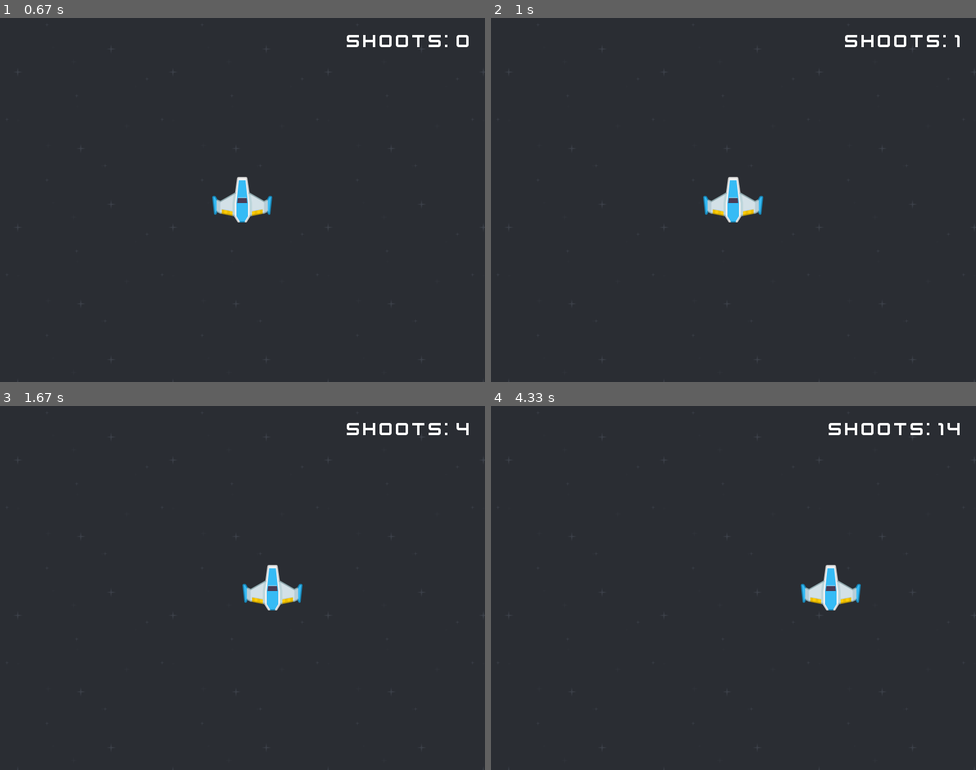
Above: before the commit, frames 1-4 (two rows, left to right).
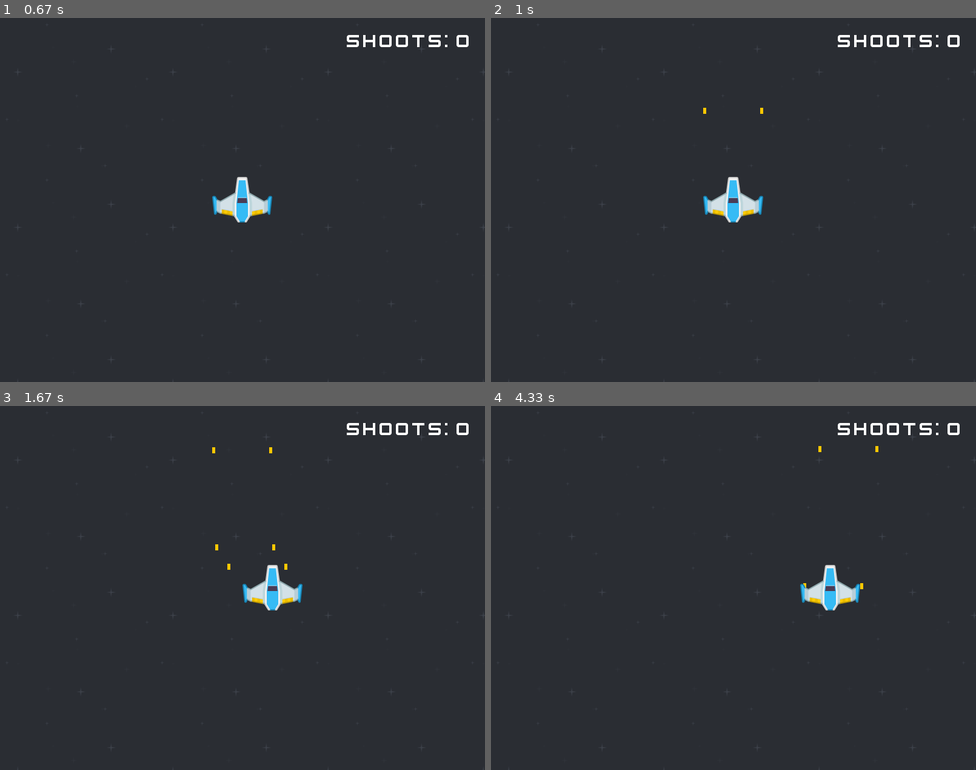
Above: after the commit, the same moments.

Repository: PIRuizEIG/Pygame_SpaceShip
Game: pygame game, started from shipGame.py
Two runs of this game, one before a commit and one after it. Both use one fixed random seed, a clock stepped at 60 frames per second and the inputs below.
Inputs:
- Up to frame 1 (0.67 s): tap Space at 0.33 s
- Up to frame 2 (1 s): tap Space at 0.67 s
- Up to frame 3 (1.67 s): hold P 1-1.47 s; hold Right 1-1.47 s; tap Space at 1.07, 1.37, 1.57 s; hold P from 1.5 s (still down); hold Right from 1.5 s (still down)
- Up to frame 4 (4.33 s): tap Space at 1.87, 2.07, 2.37, 2.57, 2.9, 3.2, 3.4, 3.7, 3.97, 4.3 s; release P at 1.97 s; release Right at 1.97 s; hold Right 2-2.47 s; hold Up 2.5-2.8 s; hold Right 2.83-3.3 s; hold Left 3.33-3.87 s; hold Down 3.9-4.2 s; hold Left from 4.23 s (still down)

Frame 1 is identical in both runs. In frame 2, 0.4% of the frame differs, in the area x 43-97%, y 4-27%; in frame 3, 0.1%; in frame 4, 0.7%, in the area x 63-97%, y 4-57%.

Commit message:
Añadir enemigos y balas

Diff:
--- a/shipGame.py
+++ b/shipGame.py
@@ -21,6 +21,8 @@
 """Alto de la pantalla"""
 screenSize = (screenWidth, screenHeigh)
 """Tamaño de la pantalla"""
+maxFps = 60
+"""FPS máximos"""
 
 titlePos=(screenWidth // 2, screenHeigh // 2 - 50)
 """Posición del título"""
@@ -35,6 +37,8 @@
 
 shipPath = os.path.join(basePath, "sprites/ship.png")
 """Obtener camino a imagen de nave"""
+enemyPath = os.path.join(basePath, "sprites/enemy.png")
+"""Obtener camino a imagen de enemigo"""
 bgPath = os.path.join(basePath, "sprites/bg.png")
 """Obtener camino a imagen de fondo"""
 titleBgPath  = os.path.join(basePath, "sprites/titleBG.jpg")
@@ -44,6 +48,8 @@
 """Obtener camino a sonido de disparo"""
 thrusterPath = os.path.join(basePath, "audio/thruster.ogg")
 """Obtener camino a sonido de movimiento"""
+explosionPath = os.path.join(basePath, "audio/Explosion.wav")
+"""Obtener camino a sonido de explosión"""
 titleOst = os.path.join(basePath, "audio/Title Screen.wav")
 """Obtener camino a música del título"""
 gameOst = os.path.join(basePath, "audio/Level 1.wav")
@@ -56,6 +62,8 @@
 
 ship = pygame.image.load(shipPath).convert_alpha()
 """Imagen de una nave espacial"""
+enemy = pygame.image.load(enemyPath).convert_alpha()
+"""Imagen de una nave enemiga"""
 bg = pygame.image.load(bgPath).convert()
 """Imagen de fondo"""
 titleBg = pygame.image.load(titleBgPath).convert()
@@ -66,7 +74,7 @@
 bgHeight = bg.get_height()
 """Alto del fondo"""
 
-shipSpeed = 5
+shipSpeed = 300
 """Velocidad de la nave"""
 
 shipWidth = ship.get_width()
@@ -74,6 +82,22 @@
 shipHeight = ship.get_height()
 """Alto de la nave"""
 
+enemySpeed = 200
+"""Velocidad de los enemigos"""
+
+enemyWidth = enemy.get_width()
+"""Ancho del enemigo"""
+enemyHeight = enemy.get_height()
+"""Alto del enemigo"""
+
+enemies = []
+"""Lista de enemigos"""
+
+ENEMY_EVENT = pygame.USEREVENT + 1
+"""Evento de creación de enemigos"""
+# Crear evento periódico
+pygame.time.set_timer(ENEMY_EVENT, 5000)
+
 maxX = screenWidth - shipWidth
 """Posición X máxima"""
 maxY = screenHeigh - shipHeight
@@ -91,6 +115,8 @@
 """Sonido de disparo"""
 thruster = pygame.mixer.Sound(thrusterPath)
 """Sonido de movimiento rápido"""
+explisionSfx = pygame.mixer.Sound(explosionPath)
+"""Sonido de explosion"""
 # Reservar canal para el motor para iniciar y parar el sonido siempre en el mismo sitio
 # 7 por que por defecto es el canal más alto de 0 a 7
 thrusterChannel = pygame.mixer.Channel(7)
@@ -121,6 +147,11 @@
 
 shots = 0
 """Contador de disparos"""
+proyectiles = []
+"""Disparos en juego"""
+laserColor = (255, 200, 0)
+"""Velocidad de las balas"""
+laserSpeed = 500
 
 isRunning = True
 """Está ejecutandose el juego"""
@@ -146,6 +177,9 @@
 keyPause = (pygame.K_p)
 """Tecla de pausa"""
 
+deltaTime = 0
+"""tiempo transcurrido en segundos desde el último frame"""
+
 def loadMusic (musicFile):
     """Reproducir música"""
 
@@ -157,13 +191,23 @@
 def resetShip():
     """Reiniciar nave"""
 
-    global shots, shipX, shipY
+    global shots, shipX, shipY, proyectiles, enemies
 
     # Reiniciamos disparos
     shots = 0
+    proyectiles = []
+    enemies = []
      # Reiniciar posición de nave
     shipX = maxX/2
     shipY = maxY/2
+
+def createEnemy():
+    """Crear enemigos"""
+    global enemies
+
+    # Crear enemigo
+    newEnemy = pygame.Rect(shipX, 0 - enemyHeight, enemyWidth, enemyHeight)
+    enemies.append(newEnemy)
 
 def handleKeyPause():
     """Controlar tecla Pausa"""
@@ -193,7 +237,7 @@
 def handleKeyFire():
     """Controlar tecla de disparo"""
 
-    global inTitle, inPause, shots
+    global inTitle, inPause
 
     #Si estamos en el título
     if inTitle:
@@ -206,8 +250,12 @@
     else:
         # En juego reproducir sonido
         fireSfx.play()
-        # Sumar disparos
-        shots += 1
+
+        # Añadir disparos
+        newShot = pygame.Rect(shipX, shipY + shipHeight/2, 5, 10)
+        proyectiles.append(newShot)
+        newShot = pygame.Rect(shipX + (shipWidth * 0.95), shipY + shipHeight/2, 5, 10)
+        proyectiles.append(newShot)
 
 def handleEvents():
     """Controlar eventos"""
@@ -229,6 +277,9 @@
             # Tecla Pausa
             if event.key == keyPause:
                 handleKeyPause()
+        # Evento de creación de enemigos
+        if event.type == ENEMY_EVENT:
+            createEnemy()
 
 
 def drawTitle():
@@ -258,11 +309,63 @@
     # Dibujar texto
     screen.blit(text, textPos)
 
+def hadleEnemies():
+    """Controlar los enemigos"""
+
+    global enemies, proyectiles, deltaTime, shots
+    # Crear copia temporal para evitar problemas al borrar elementos
+    tempList = enemies.copy()
+    player = pygame.Rect(shipX, shipY, shipWidth, shipHeight)
+    # Por cada enemigo en enemigos
+    for ship in tempList:
+        # Movemos el enemigo
+        ship.y += enemySpeed * deltaTime
+        # Si salimos de la pantalla borramos el enemigo
+        if ship.y > screenHeigh: enemies.remove(ship)
+        # Dibujar el enemigo
+        screen.blit(enemy, (ship.x, ship.y))
+        tempBullets = proyectiles.copy()
+        # Comprobamos colisiones con balas
+        for bullet in tempBullets:
+            # Si chocamos con la bala borramos la nave y la bala
+            if ship.colliderect(bullet):
+                enemies.remove(ship)
+                proyectiles.remove(bullet)
+                # Sumar disparos
+                shots += 1
+                # Reproducir sonido explosión
+                explisionSfx.play()
+                # Salimos del bucle de balas
+                break
+        # Si choca con el jugador
+        if ship.colliderect(player):
+            # Reiniciar el nivel
+            resetShip()
+            # Reproducir sonido explosión
+            explisionSfx.play()
+
+def handleProyectiles():
+    """Controlar los disparos disparos"""
+
+    global proyectiles, laserSpeed, deltaTime
+    # Crear copia temporal para evitar problemas al borrar elementos
+    tempList = proyectiles.copy()
+    # Por cada bala en disparos
+    for bullet in tempList:
+        # Movemos la bala
+        bullet.y -= laserSpeed * deltaTime
+        # Si salimos de la pantalla borramos la bala
+        if bullet.y < 0: proyectiles.remove(bullet)
+        # Dibujar la bala
+        pygame.draw.rect(screen, laserColor, bullet)
+
 def drawGame():
     """Dibujar el juego"""
     # Dibujar fondo
     drawRepeatBg()
     # Dibujar nave
+    handleProyectiles()
+    hadleEnemies()
     screen.blit(ship, (shipX, shipY))
     # Dibujar UI
     drawUi()
@@ -279,7 +382,7 @@
     # Dibujar UI
     drawUi()
 
-def handle_player_movement(keys, x, y):
+def handle_player_movement(keys, x, y, dt):
     """Calcula la nueva posición de la nave y aplica límites"""
     newX, newY = 0, 0
 
@@ -317,8 +420,8 @@
         thrusterChannel.stop()
 
     # Aplicar movimiento
-    x += newX
-    y += newY
+    x += newX * dt
+    y += newY * dt
 
     # Limitar a la pantalla (Clamping)
     x = max(0, min(x, maxX))
@@ -334,6 +437,9 @@
 while isRunning:
     # Controlar eventos
     handleEvents()
+
+    # Actualizar deltaTime y Configurar fps máximos
+    deltaTime = clock.tick(maxFps) / 1000
 
     # Si estamos en el título
     if inTitle:
@@ -350,16 +456,12 @@
             keys = pygame.key.get_pressed()
 
             # Actualizar posición de la nave
-            shipX, shipY = handle_player_movement(keys, shipX, shipY)
+            shipX, shipY = handle_player_movement(keys, shipX, shipY, deltaTime)
 
             # Dibujar el juego
             drawGame()
 
+    # Actualizar la pantalla
     pygame.display.update()
-    # Actualizar la pantalla
-
-    clock.tick(60)
-    # Configurar fps máximo
-
 # Cerrar el juego
 pygame.quit()
Binary file added: sprites/enemy.png
Not shown, added: audio/Explosion.wav
